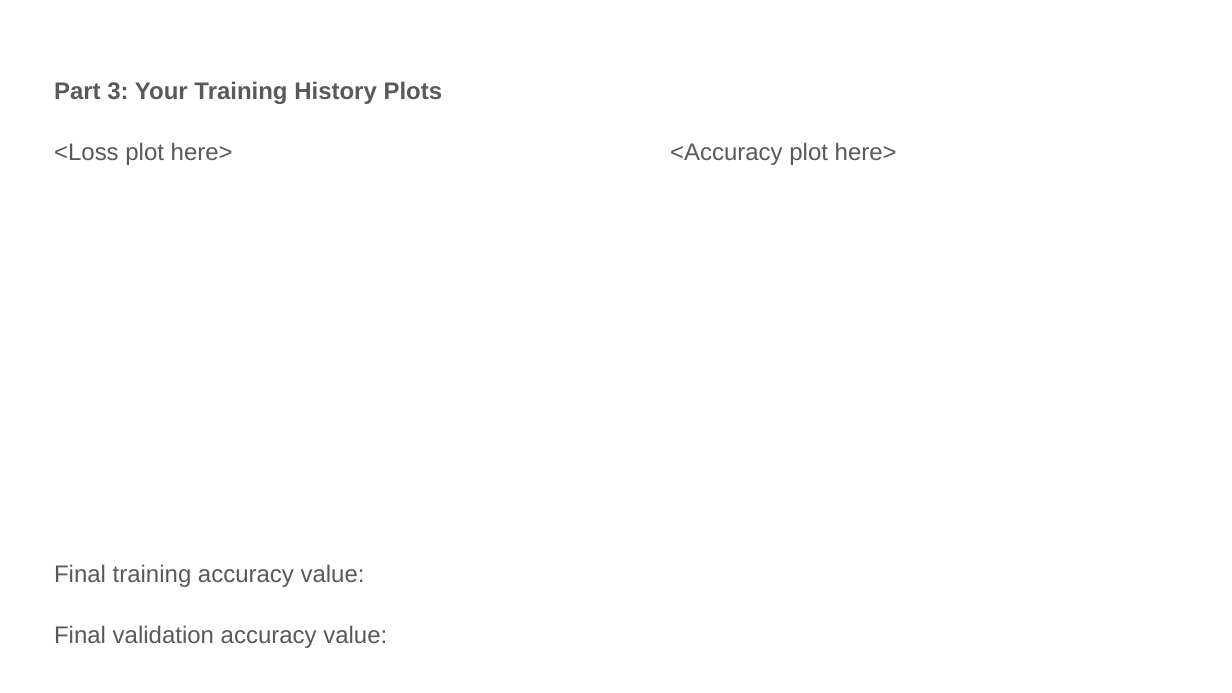
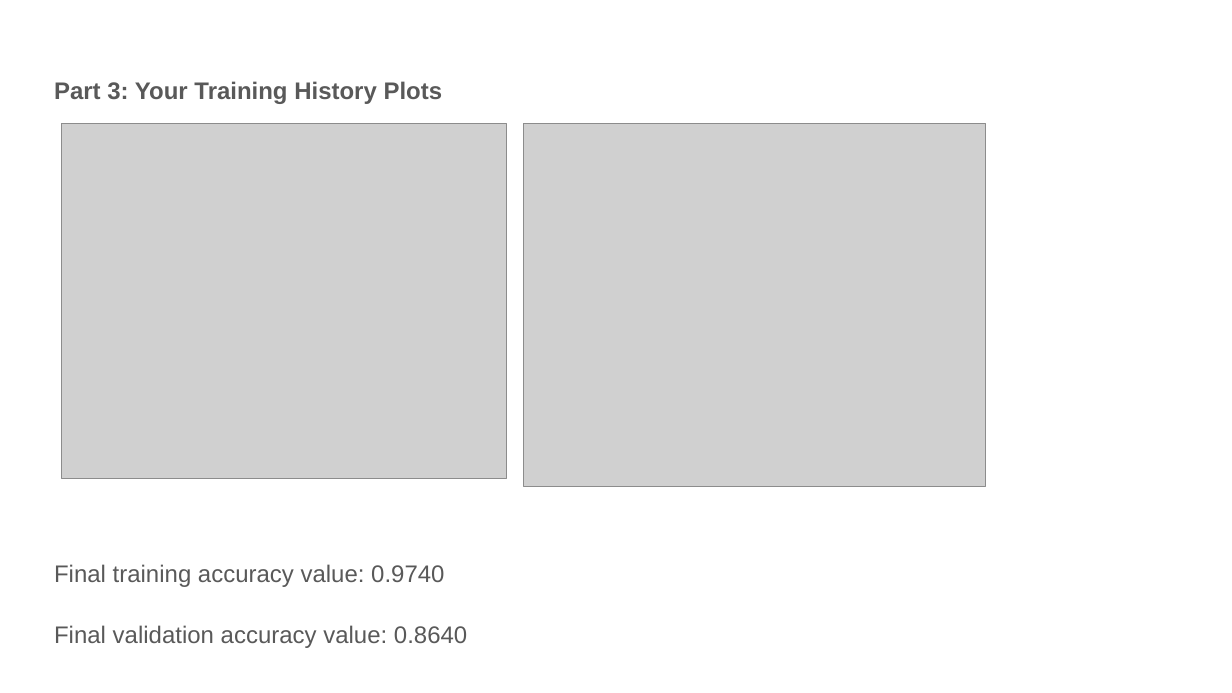
Before and after one commit to CasuallyAlive/Computer_Vision_Projects, a slide deck: slide 7 of src/proj6_6320/proj6_template.pptx. Drawn at 1232x693 pixels with LibreOffice and Linux fonts; fonts in the diff are those of the drawing; grey boxes stand for pictures. Boxes give left, top, right and bottom in pixels: in the first picture for what was removed or moved away, otherwise in the second. Text is boxed around its words. In the diff, an @@ line names an element or a change of style, - is before the commit and + after.

```diff
--- a/src/proj6_6320/proj6_template.pptx
+++ b/src/proj6_6320/proj6_template.pptx
@@ picture added at bbox=[62, 123, 506, 478] @@
@@ picture added at bbox=[524, 123, 986, 487] @@
@@ text at bbox=[54, 564, 467, 648]: text changed @@
-<Loss plot here> <Accuracy plot here>
-Final training accuracy value:
-Final validation accuracy value:
+Final training accuracy value: 0.9740
+Final validation accuracy value: 0.8640
```
Also in this commit, not shown: 9 other slides changed, 1 slide added, 1 slide removed, 9 other files.
